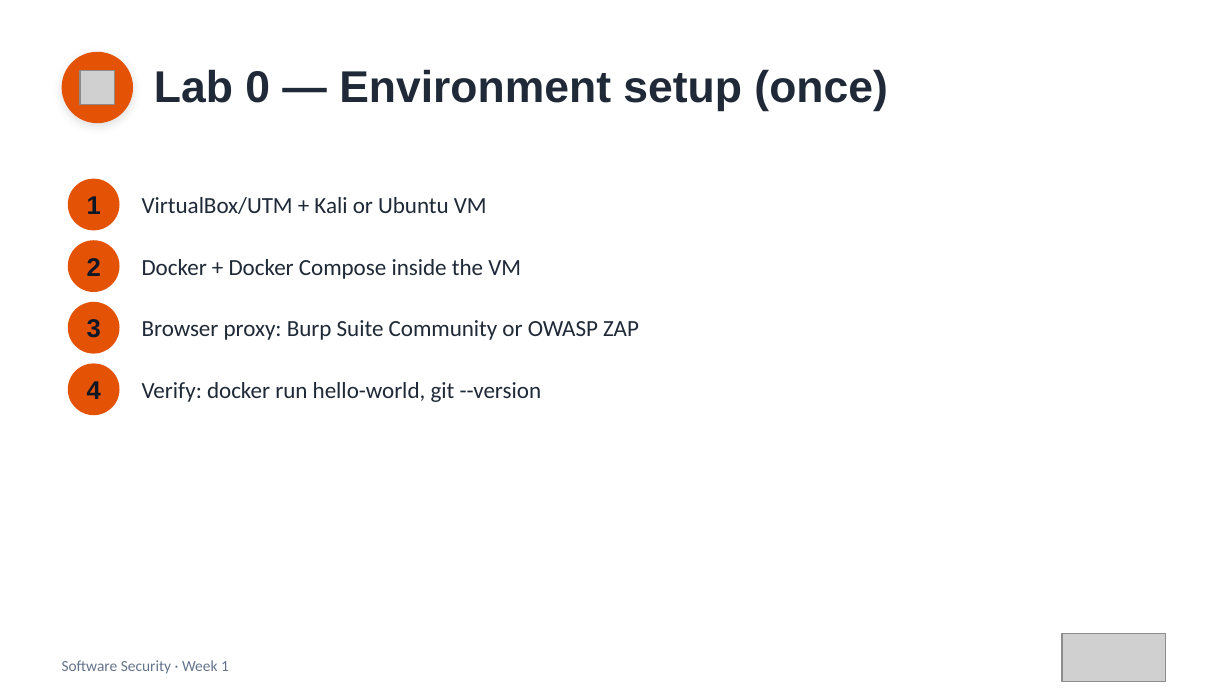
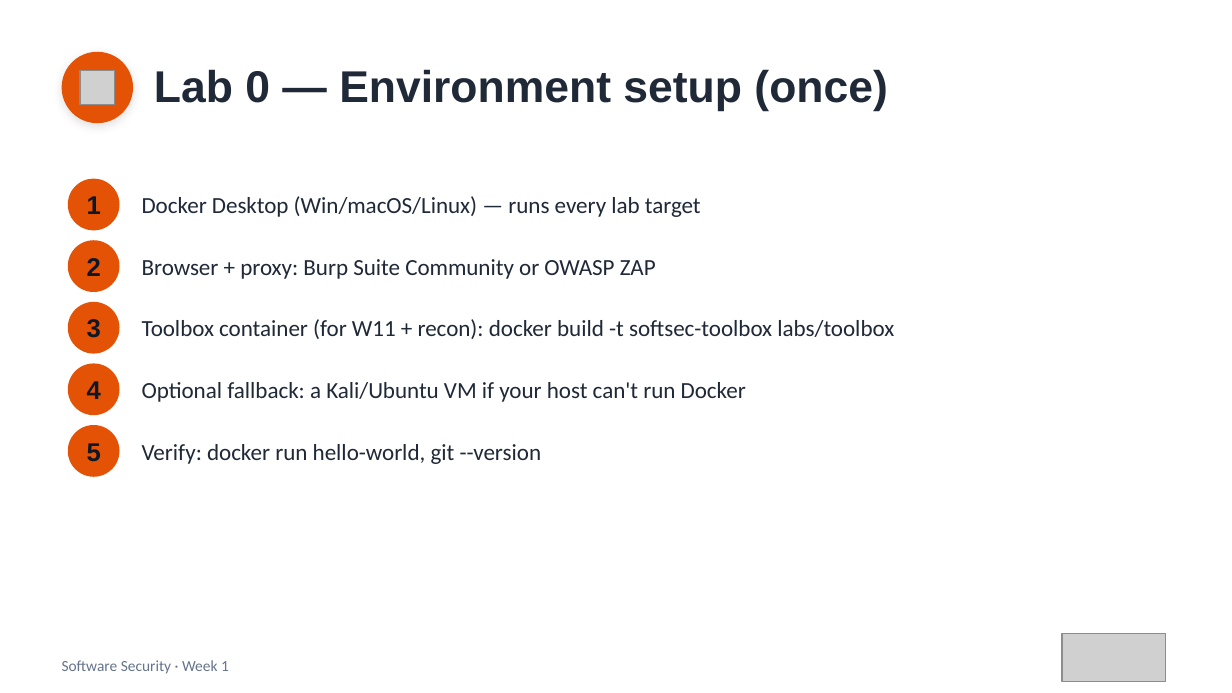
Before and after one commit to nutthakorn7/software-security, a slide deck: slide 13 of slides/pptx/week01.pptx. Drawn at 1232x693 pixels with LibreOffice and Linux fonts; fonts in the diff are those of the drawing; grey boxes stand for pictures. Boxes give left, top, right and bottom in pixels: in the first picture for what was removed or moved away, otherwise in the second. Text is boxed around its words. In the diff, an @@ line names an element or a change of style, - is before the commit and + after.

```diff
--- a/slides/pptx/week01.pptx
+++ b/slides/pptx/week01.pptx
@@ text at (142,196,701,217): text changed @@
-VirtualBox/UTM + Kali or Ubuntu VM
+Docker Desktop (Win/macOS/Linux) — runs every lab target
@@ text at (142,259,656,279): text changed @@
-Browser proxy: Burp Suite Community or OWASP ZAP
+Browser + proxy: Burp Suite Community or OWASP ZAP
@@ text removed at (142,259,521,279) @@
-Docker + Docker Compose inside the VM
@@ text added at (142,319,894,339), 13.5 pt, text #1F2937 @@
+Toolbox container (for W11 + recon): docker build -t softsec-toolbox labs/toolbox
@@ text added at (142,382,746,402), 13.5 pt, text #1F2937 @@
+Optional fallback: a Kali/Ubuntu VM if your host can't run Docker
@@ ellipse added at (68,425,120,477), fill #E35205 @@
@@ text added at (87,443,101,462), 15 pt, text #0E1726, bold @@
+5
@@ text "Verify: docker run hello-world, git ...": place and size @@
-text "Verify: docker run hello-world, git ..." at (142,382,542,402)
+text "Verify: docker run hello-world, git ..." at (142,444,542,464)
```
Also in this commit, not shown: 1 other slide changed, 40 other files.
